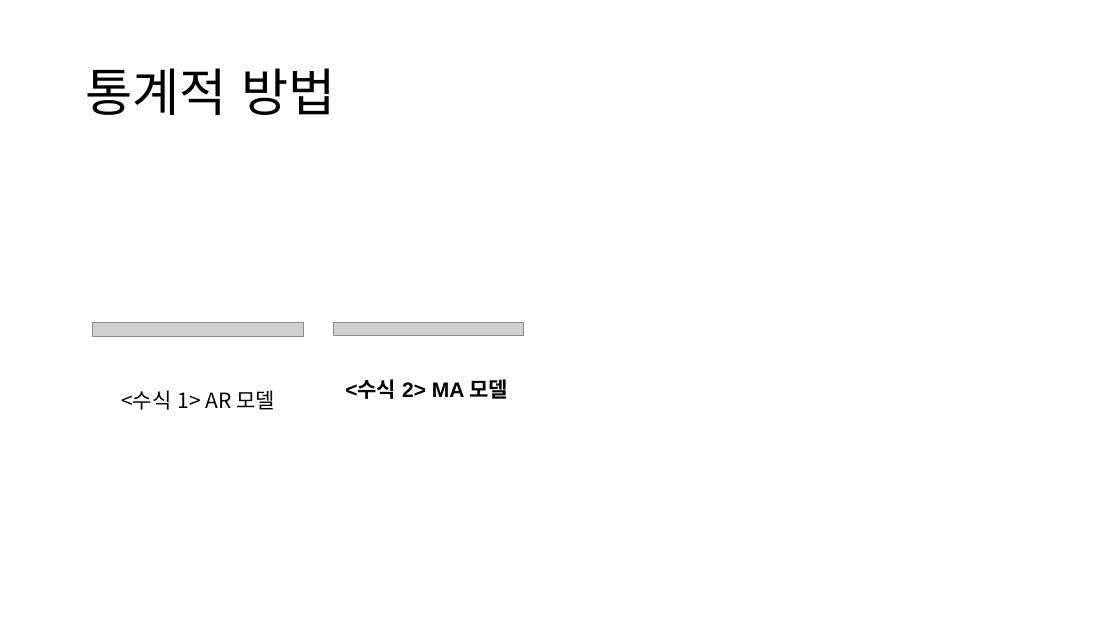
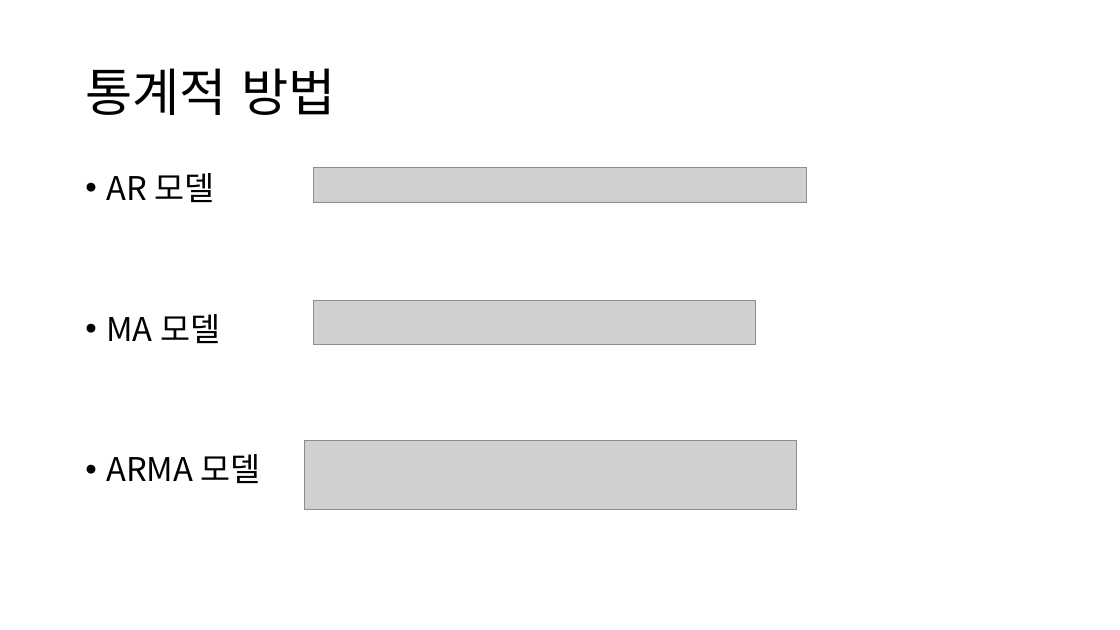
Before and after one commit to sdds3441/Graduate, a slide deck: slide 2 of PPT/grad_ppt.pptx. Drawn at 1120x630 pixels with LibreOffice and Linux fonts; fonts in the diff are those of the drawing; grey boxes stand for pictures. Boxes give left, top, right and bottom in pixels: in the first picture for what was removed or moved away, otherwise in the second. Text is boxed around its words. In the diff, an @@ line names an element or a change of style, - is before the commit and + after.

```diff
--- a/PPT/grad_ppt.pptx
+++ b/PPT/grad_ppt.pptx
@@ text added at [106,173,261,483], 28 pt, text #000000 @@
+• AR 모델
+• MA 모델
+• ARMA 모델
@@ picture added at [313,168,807,203] @@
@@ picture removed at [92,323,303,337] @@
@@ picture added at [313,301,755,344] @@
@@ picture removed at [334,323,523,336] @@
@@ text removed at [345,379,509,399] @@
-<수식 2> MA 모델
@@ text removed at [121,390,275,410] @@
-<수식 1> AR 모델
@@ picture added at [305,441,797,510] @@
```
Also in this commit, not shown: 4 other slides changed, 8 slides added, 7 slides removed, 1 other file.
